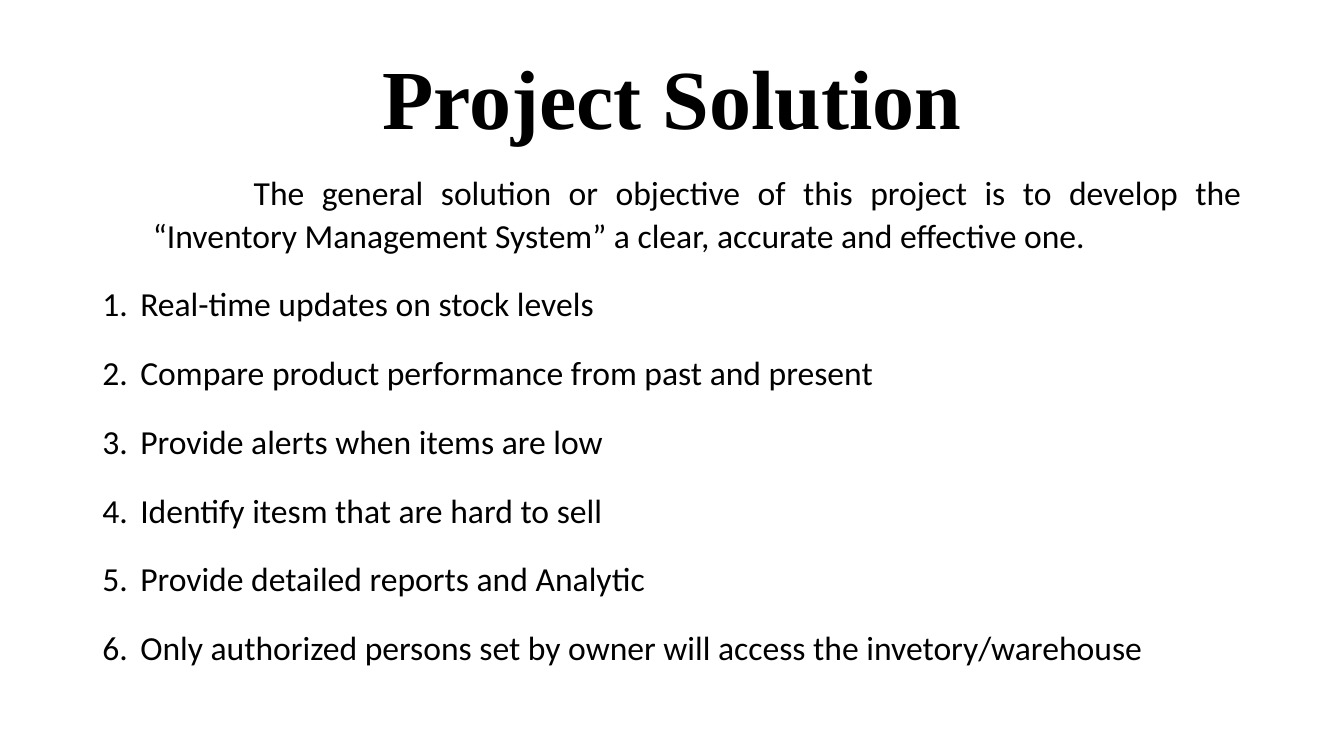
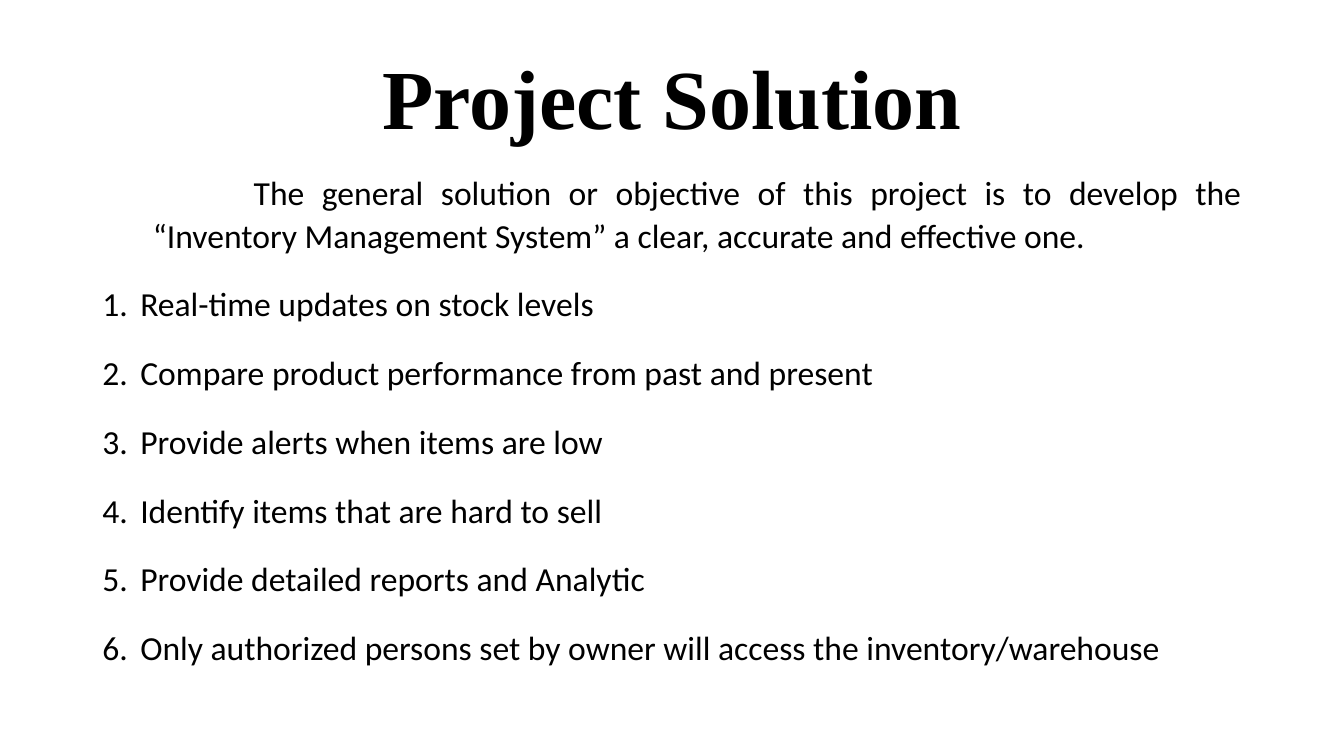
Before and after one commit to abcereno/miniproject1, a slide deck: slide 4 of MINI PROJECT 1 final.pptx. Drawn at 1344x756 pixels with LibreOffice and Linux fonts; fonts in the diff are those of the drawing. Boxes give left, top, right and bottom in pixels: in the first picture for what was removed or moved away, otherwise in the second. Text is boxed around its words. In the diff, an @@ line names an element or a change of style, - is before the commit and + after.

```diff
--- a/MINI PROJECT 1 final.pptx
+++ b/MINI PROJECT 1 final.pptx
@@ text at bbox=[140, 499, 602, 529]: text changed @@
-4. Identify itesm that are hard to sell
+4. Identify items that are hard to sell
@@ text at bbox=[140, 636, 1159, 666]: text changed @@
-6. Only authorized persons set by owner will access the invetory/warehouse
+6. Only authorized persons set by owner will access the inventory/warehouse
```
Also in this commit, not shown: 2 other slides changed, 10 slides added, 1 other file.
